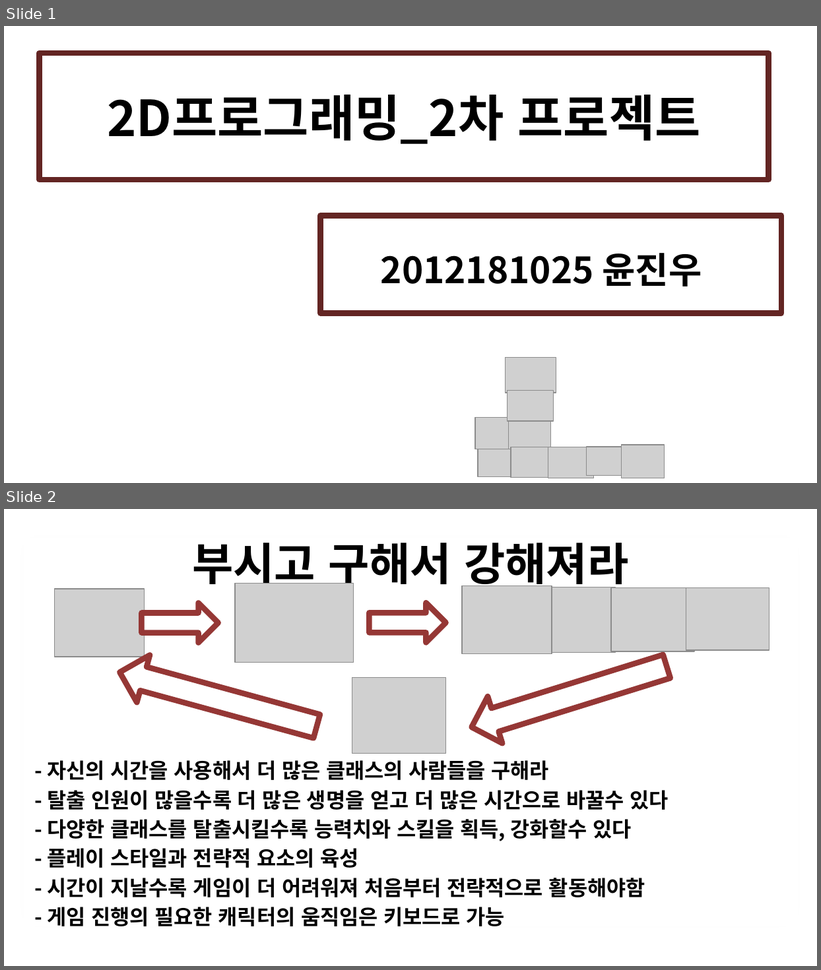
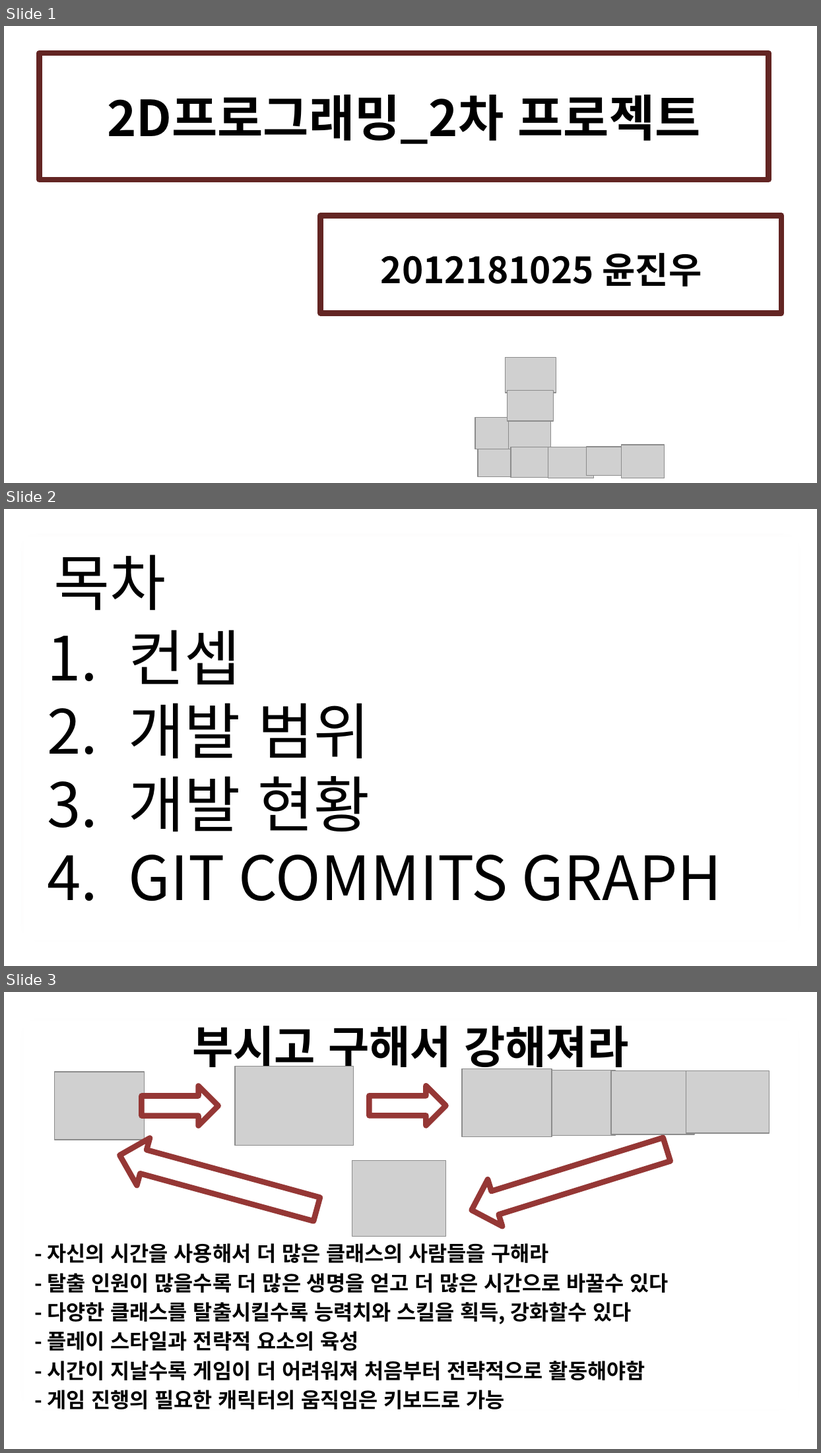
Before and after one commit to Dev-YoonLim/2DGP_YJW, a slide deck: Game_Project/ch1/2016_2dGP_2nd_project_2012181025_윤진우.pptx. Shown one above the other, each under a label of ours: slides 1 and 2 before the commit, slides 1, 2 and 3 after it. The pictures are 821x970 and 821x1453 pixels, drawn with LibreOffice and Linux fonts; fonts in the diff are those of the drawing; grey boxes stand for pictures; background and template pictures are left out. Boxes give left, top, right and bottom in pixels: in the first picture for what was removed or moved away, otherwise in the second. Text is boxed around its words. In the diff, an @@ line names an element or a change of style, - is before the commit and + after.

```diff
--- a/Game_Project/ch1/2016_2dGP_2nd_project_2012181025_윤진우.pptx
+++ b/Game_Project/ch1/2016_2dGP_2nd_project_2012181025_윤진우.pptx
@@ slide 2 added at bbox=[4, 509, 817, 966], background picture (left out) @@
@@ rectangle added at bbox=[20, 533, 802, 943], fill #FFFFFF at 81% opacity, outline #632523 5 pt @@
@@ text added at bbox=[54, 555, 166, 611], 54 pt, text #000000 @@
+목차
@@ text added at bbox=[129, 630, 722, 902], 54 pt, text #000000 @@
+1. 컨셉
+2. 개발 범위
+3. 개발 현황
+4. GIT COMMITS GRAPH
@@ what was slide 2 is now slide 3 @@
```
Also in this commit, not shown: 1 slide changed, 1 other slide added.
